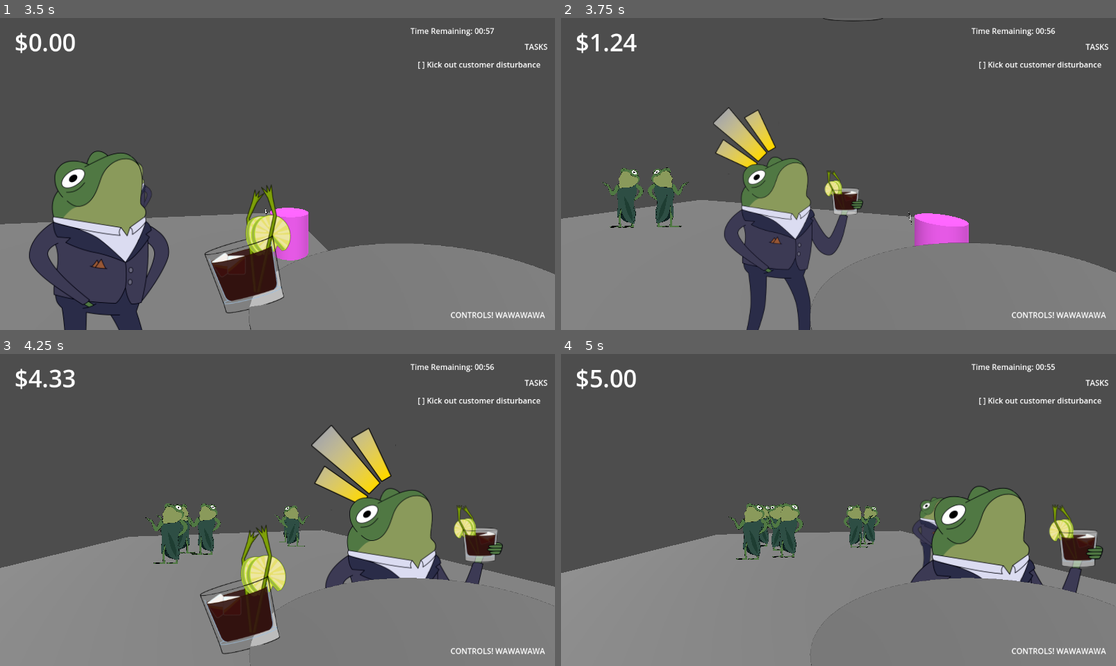
Above: before the commit, frames 1-4 (two rows, left to right).
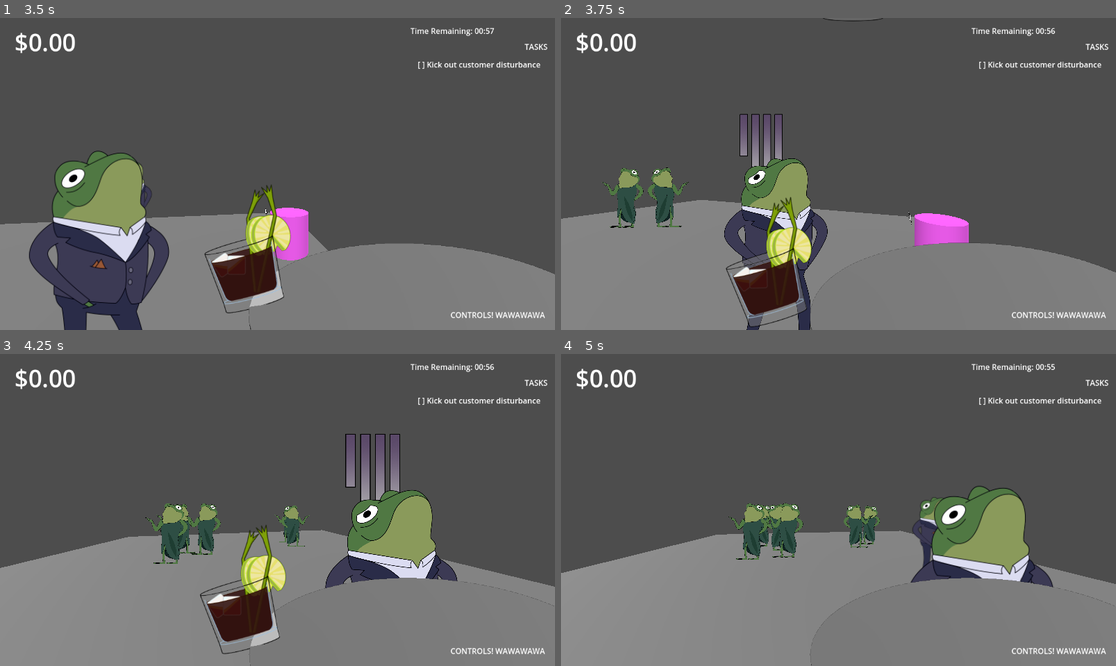
Above: after the commit, the same moments.

Repository: csweet22/FrogBar
Game: Godot game, scene res://Menus/main_menu.tscn
The game is run twice, just before and just after one commit, with the same random seed, the same clock (stepped at 60 frames per second) and the same inputs.
Inputs:
- Up to frame 1 (3.5 s): click "START GAME" at 0.5 s; hold Space (interact) 1.28-2.03 s; hold W (move_up) 1.28-2.78 s; tap Space (interact) at 2.1 s; hold A (move_left) from 2.78 s (still down); hold Space (interact) from 2.78 s (still down)
- Up to frame 2 (3.75 s): keep holding A (move_left); release Space (interact) at 3.53 s; tap Space (interact) at 3.6 s
- Up to frame 3 (4.25 s): keep holding A (move_left)
- Up to frame 4 (5 s): release A (move_left) at 4.28 s; hold S (move_down) from 4.28 s (still down); hold Space (interact) from 4.28 s (still down)

Frame 1 is identical in both runs. In frame 2, 6.2% of the frame differs, in the area x 5-55%, y 4-100%; in frame 3, 4.4%; in frame 4, 1.4%.

Commit message:
Update frog.gd

Diff:
--- a/Entities/frog.gd
+++ b/Entities/frog.gd
@@ -179,30 +179,32 @@
 
 	var drink_recieved = false
 
-	# Check if tray contains drink they want
-	# If so, change state and drink want.
-	for drink in GameManager.tray_scene.drinks:
-		if drink.drink_type == drink_want:
-			GameManager.add_score(5.0)
-			set_drink_state(DrinkState.HAS_DRINK)
-			drink_recieved = true
-			$BubbleRoot.visible = false
-			# remove drink from tray with signal
-			drink_gotten.emit(drink)
-			$SpriteOrigin/MainSprite.play("drink_neutral")
-
-			$SpriteOrigin/MainSprite/GoodOrder.visible = true
-			await get_tree().create_timer(1).timeout.connect(
-				func():
-					$SpriteOrigin/MainSprite/GoodOrder.visible = false
-			)
-
-			get_random_drink()
-			$DrinkingTimer.start()
-			$DrinkingTimer.timeout.connect( func():
-				set_drink_state(DrinkState.NO_DRINK)
-				$SpriteOrigin/MainSprite.play("relax_neutral")
-			)
+	if drink_state == DrinkState.WANTS_DRINK:
+
+		# Check if tray contains drink they want
+		# If so, change state and drink want.
+		for drink in GameManager.tray_scene.drinks:
+			if drink.drink_type == drink_want:
+				GameManager.add_score(5.0)
+				set_drink_state(DrinkState.HAS_DRINK)
+				drink_recieved = true
+				$BubbleRoot.visible = false
+				# remove drink from tray with signal
+				drink_gotten.emit(drink)
+				$SpriteOrigin/MainSprite.play("drink_neutral")
+
+				$SpriteOrigin/MainSprite/GoodOrder.visible = true
+				await get_tree().create_timer(1).timeout.connect(
+					func():
+						$SpriteOrigin/MainSprite/GoodOrder.visible = false
+				)
+
+				get_random_drink()
+				$DrinkingTimer.start()
+				$DrinkingTimer.timeout.connect( func():
+					set_drink_state(DrinkState.NO_DRINK)
+					$SpriteOrigin/MainSprite.play("relax_neutral")
+				)
 
 
 	if not drink_recieved:
